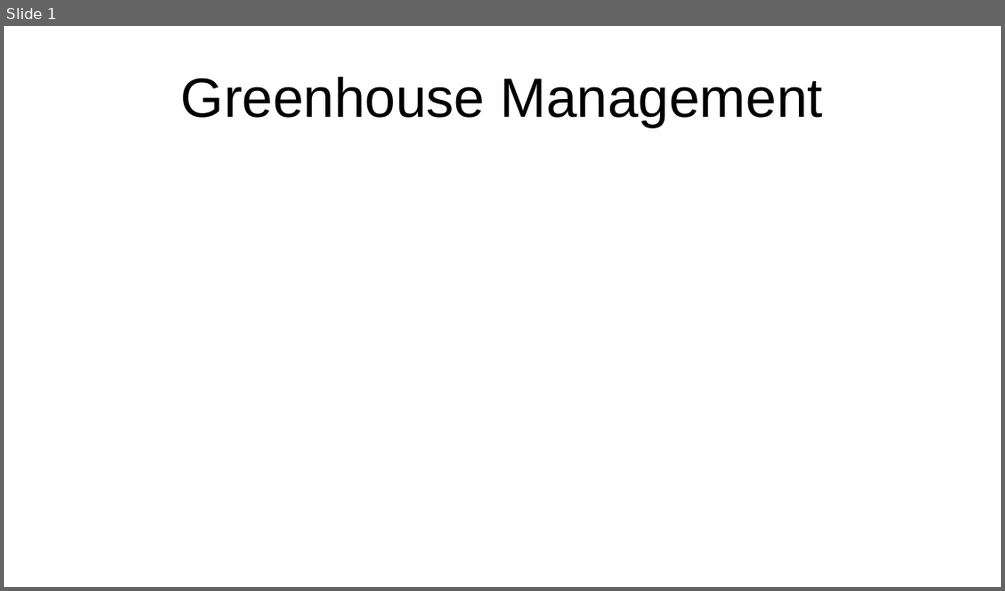
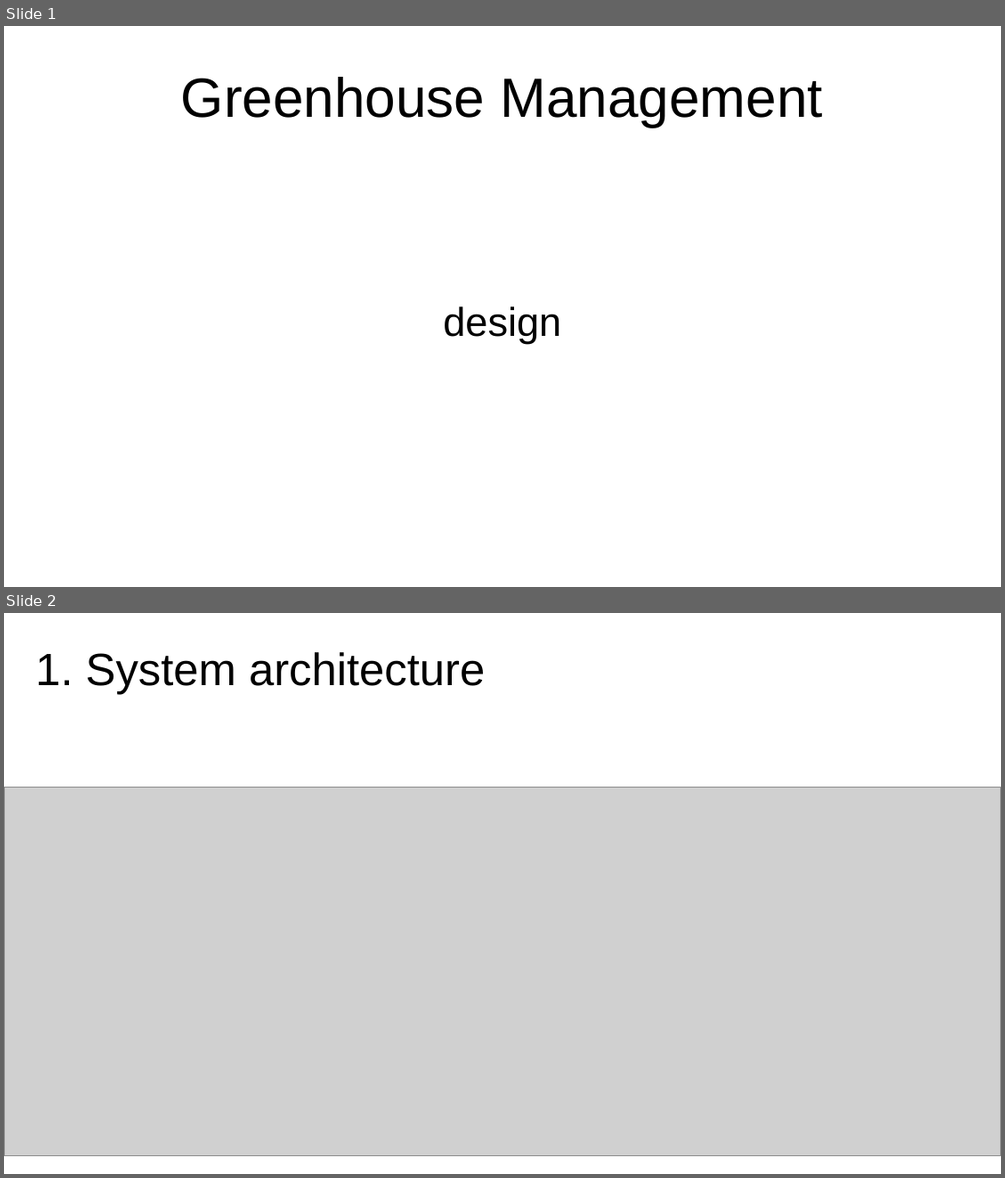
Before and after one commit to kaloyanMilev13/GreenHouse, a slide deck: doc/design/design_presentation.odp. Shown one above the other, each under a label of ours: slide 1 before the commit, slides 1 and 2 after it. The pictures are 1005x591 and 1005x1178 pixels, drawn with LibreOffice and Linux fonts; fonts in the diff are those of the drawing; grey boxes stand for pictures. Boxes give left, top, right and bottom in pixels: in the first picture for what was removed or moved away, otherwise in the second. Text is boxed around its words. In the diff, an @@ line names an element or a change of style, - is before the commit and + after.

```diff
--- a/doc/design/design_presentation.odp
+++ b/doc/design/design_presentation.odp
@@ slide 2 added at (4, 613, 1001, 1174), background #FFFFFF @@
@@ text added at (35, 652, 485, 694), 36 pt, text #000000 @@
+1. System architecture
@@ picture added at (4, 787, 1001, 1156) @@
@@ slide 1 changed as well @@
@@ subtitle added at (443, 306, 561, 343), 32 pt, text #000000 @@
+design
```
Also in this commit, not shown: 6 other slides added, 1 slide removed, 4 other files.
